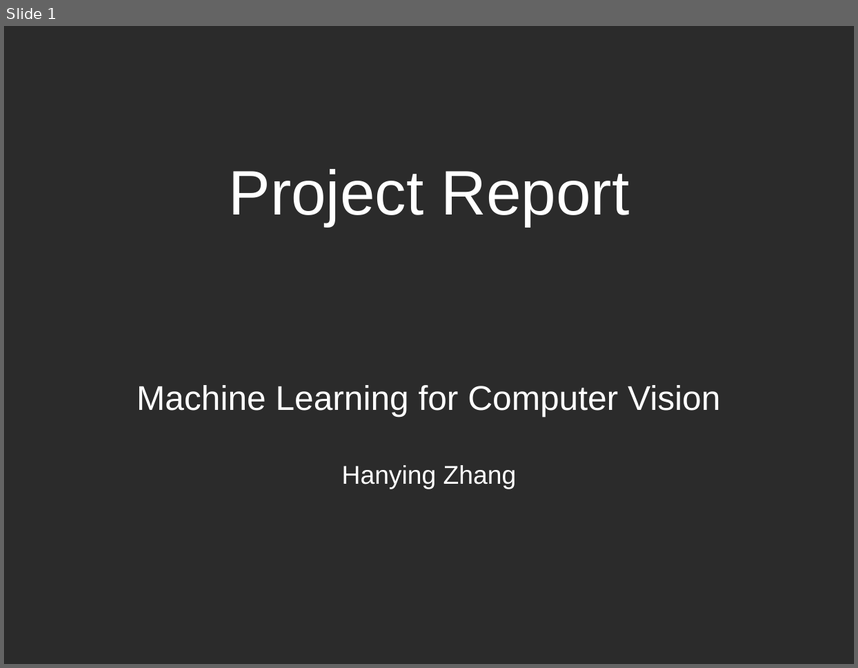
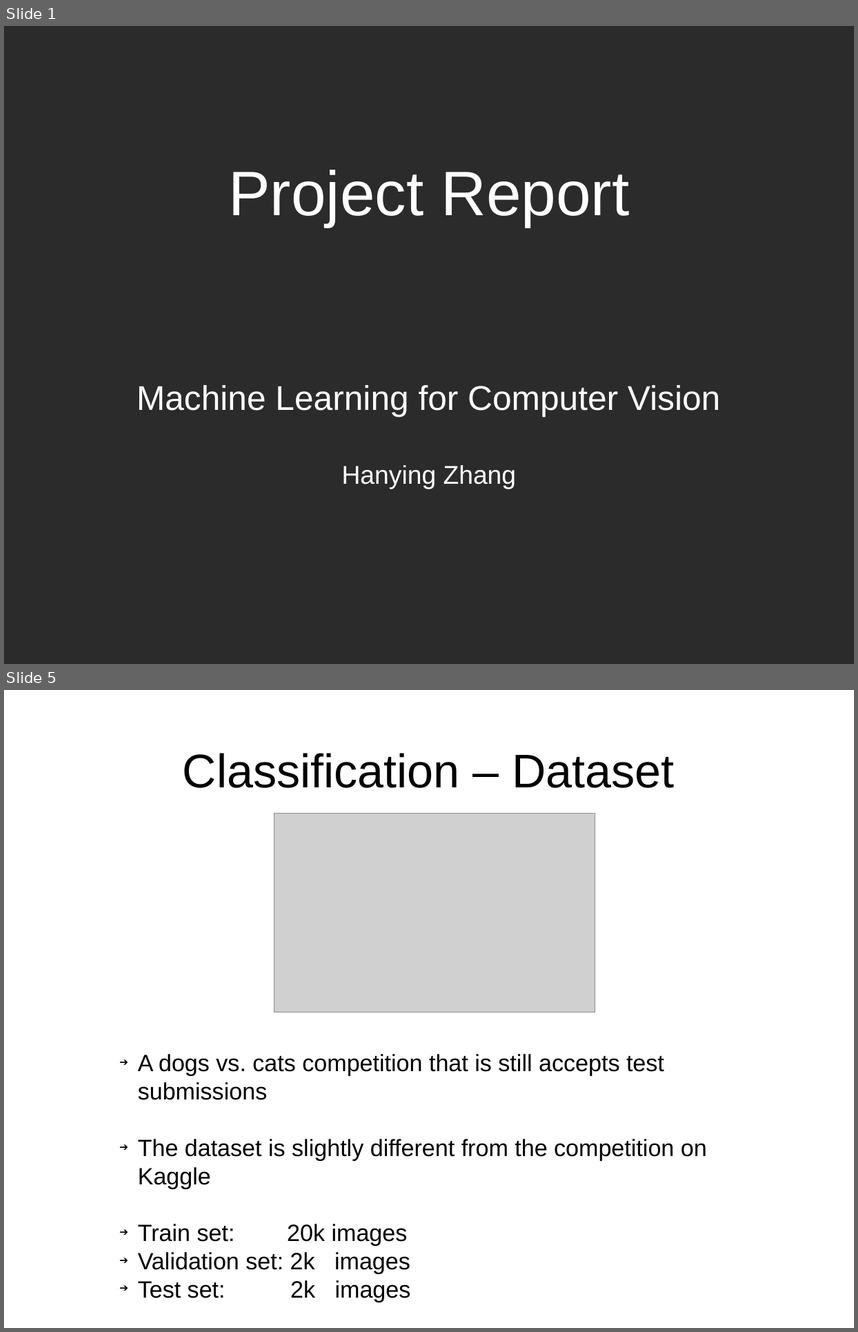
Before and after one commit to runnphoenix/ViT-experiment, a slide deck: report/report.pptx. Shown one above the other, each under a label of ours: slide 1 before the commit, slides 1 and 5 after it; the slides between them are not shown. The pictures are 858x668 and 858x1332 pixels, drawn with LibreOffice and Linux fonts; fonts in the diff are those of the drawing; grey boxes stand for pictures; background and template pictures are left out; a plain dark background stands for a picture behind light text. Boxes give left, top, right and bottom in pixels: in the first picture for what was removed or moved away, otherwise in the second. Text is boxed around its words. In the diff, an @@ line names an element or a change of style, - is before the commit and + after.

```diff
--- a/report/report.pptx
+++ b/report/report.pptx
@@ slide 5 added at (4, 690, 854, 1328), background picture (left out) @@
@@ text added at (183, 753, 675, 788), 44 pt, text #000000 @@
+Classification – Dataset
@@ picture added at (274, 814, 595, 1012) @@
@@ text added at (138, 1054, 707, 1302), 22 pt, text #000000 @@
+➔ A dogs vs. cats competition that is still accepts test submissions
+➔ The dataset is slightly different from the competition on Kaggle
+➔ Train set: 20k images
+➔ Validation set: 2k images
+➔ Test set: 2k images
```
Also in this commit, not shown: 1 slide changed, 9 other slides added, 1 slide removed, 5 other files.
